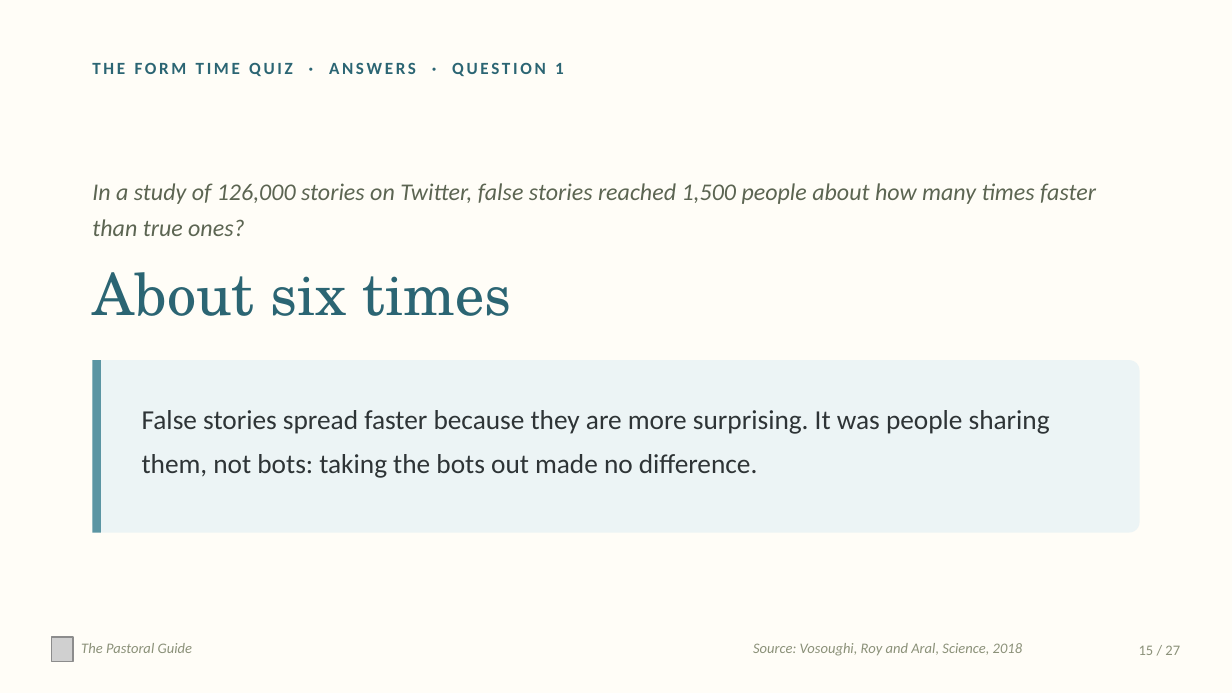
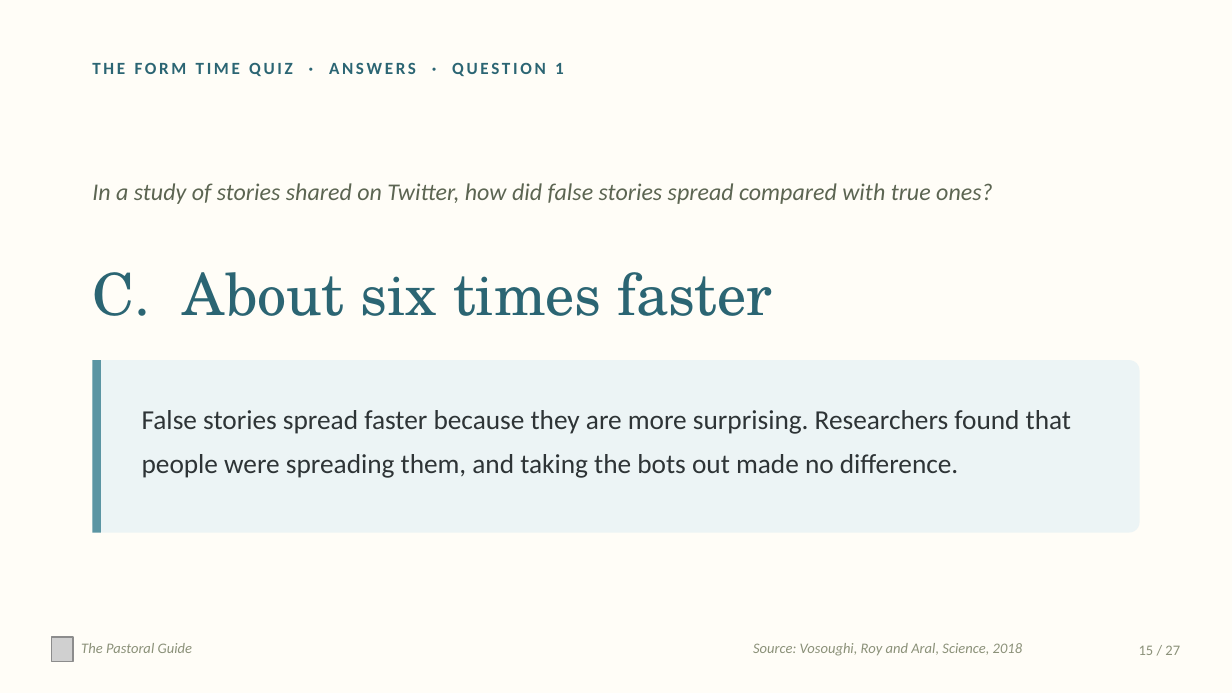
Before and after one commit to thepastoralguide/thepastoralguide.github.io, a slide deck: slide 15 of morning-registration-activities/form-time-quiz/downloads/Form_Time_Quiz_Volume_Two_Year_10_and_11.pptx. Drawn at 1232x693 pixels with LibreOffice and Linux fonts; fonts in the diff are those of the drawing; grey boxes stand for pictures. Boxes give left, top, right and bottom in pixels: in the first picture for what was removed or moved away, otherwise in the second. Text is boxed around its words. In the diff, an @@ line names an element or a change of style, - is before the commit and + after.

```diff
--- a/morning-registration-activities/form-time-quiz/downloads/Form_Time_Quiz_Volume_Two_Year_10_and_11.pptx
+++ b/morning-registration-activities/form-time-quiz/downloads/Form_Time_Quiz_Volume_Two_Year_10_and_11.pptx
@@ text at (92,183,993,204): text changed @@
-In a study of 126,000 stories on Twitter, false stories reached 1,500 people about how many times faster than true ones?
+In a study of stories shared on Twitter, how did false stories spread compared with true ones?
@@ text at (92,272,773,316): text changed @@
-About six times
+C. About six times faster
@@ text at (142,410,1071,478): text changed @@
-False stories spread faster because they are more surprising. It was people sharing them, not bots: taking the bots out made no difference.
+False stories spread faster because they are more surprising. Researchers found that people were spreading them, and taking the bots out made no difference.
```
Also in this commit, not shown: 17 other slides changed, 24 other files.
